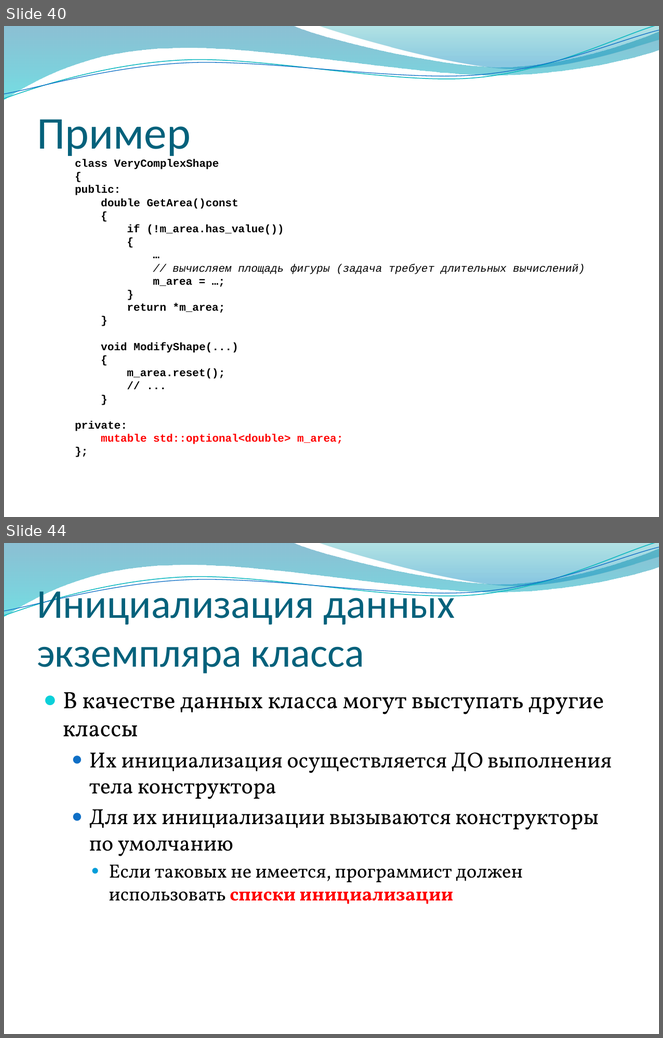
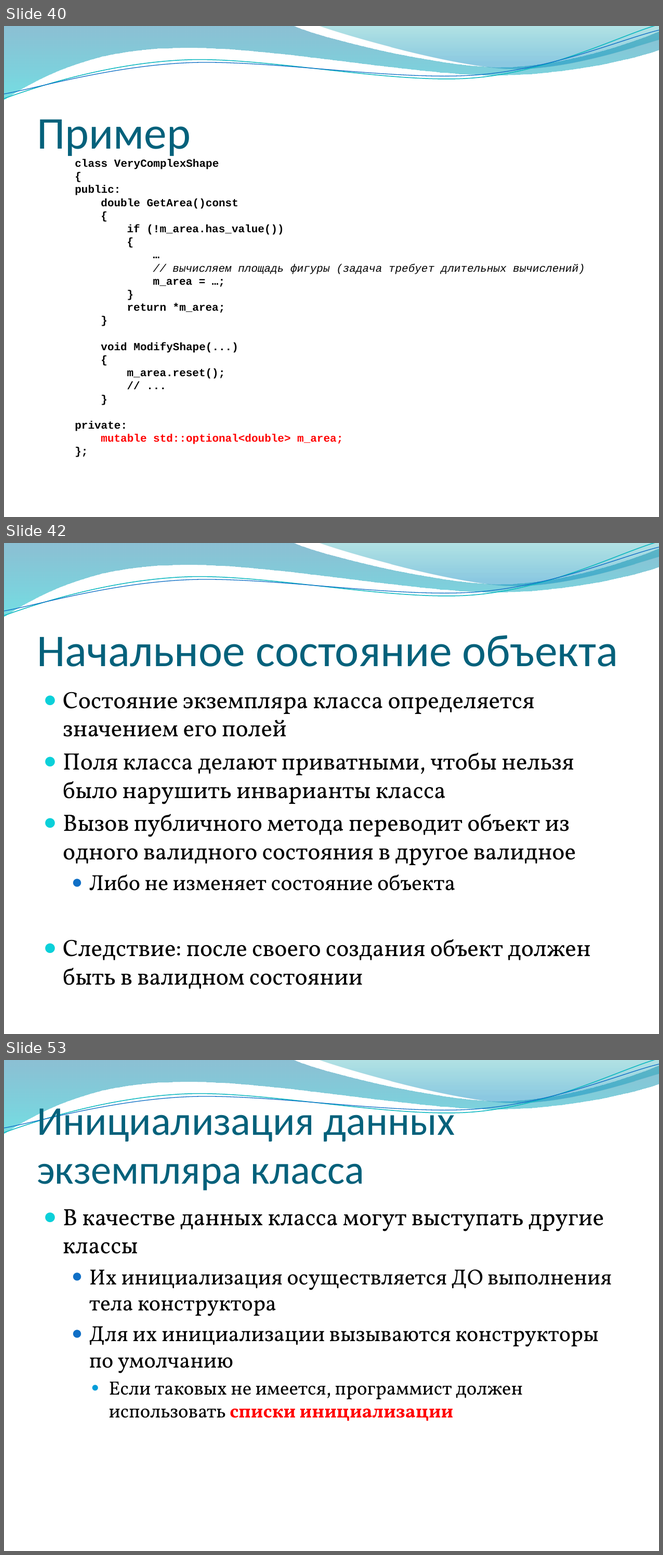
Before and after one commit to alexey-malov/oop, a slide deck: lectures/02/Основы ООП.pptx. Shown one above the other, each under a label of ours: slides 40 and 44 before the commit, slides 40, 42 and 53 after it; the slides between them are not shown. The pictures are 663x1038 and 663x1555 pixels, drawn with LibreOffice and Linux fonts; fonts in the diff are those of the drawing; background and template pictures are left out. Boxes give left, top, right and bottom in pixels: in the first picture for what was removed or moved away, otherwise in the second. Text is boxed around its words. In the diff, an @@ line names an element or a change of style, - is before the commit and + after.

```diff
--- a/lectures/02/Основы ООП.pptx
+++ b/lectures/02/Основы ООП.pptx
@@ slide 42 added at <box>4,543,659,1034</box>, background picture (left out); not listed: 4 template elements that a slide beside it also shows @@
@@ title added at <box>37,635,618,667</box>, 50 pt, text #04617B @@
+Начальное состояние объекта
@@ text added at <box>63,692,591,989</box>, 26 pt, text #000000 @@
+● Состояние экземпляра класса определяется значением его полей
+● Поля класса делают приватными, чтобы нельзя было нарушить инварианты класса
+● Вызов публичного метода переводит объект из одного валидного состояния в другое валидное
+  ● Либо не изменяет состояние объекта
+● Следствие: после своего создания объект должен быть в валидном состоянии
@@ what was slide 44 is now slide 53 @@
```
Also in this commit, not shown: 4 slides changed, 8 other slides added.
